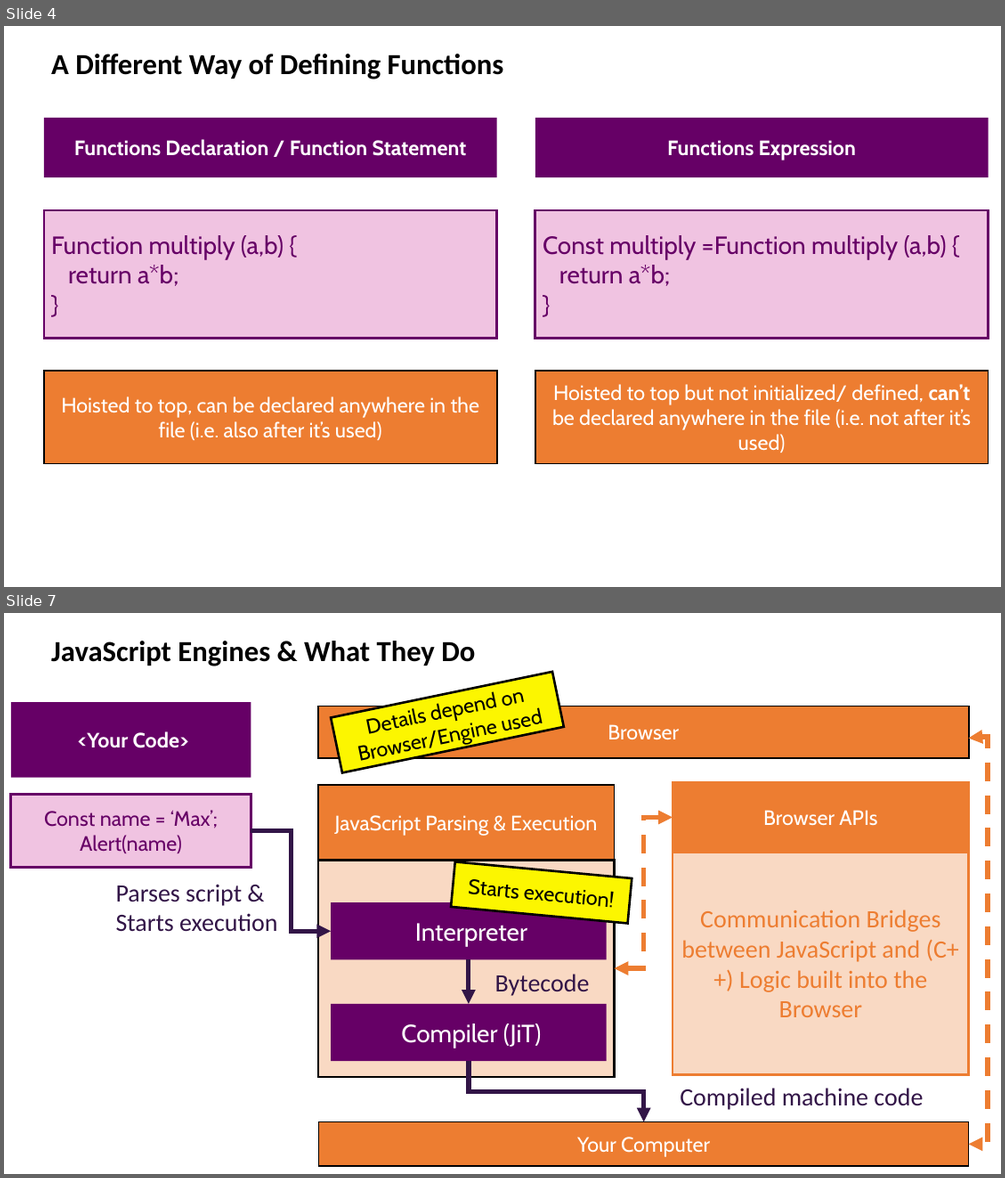
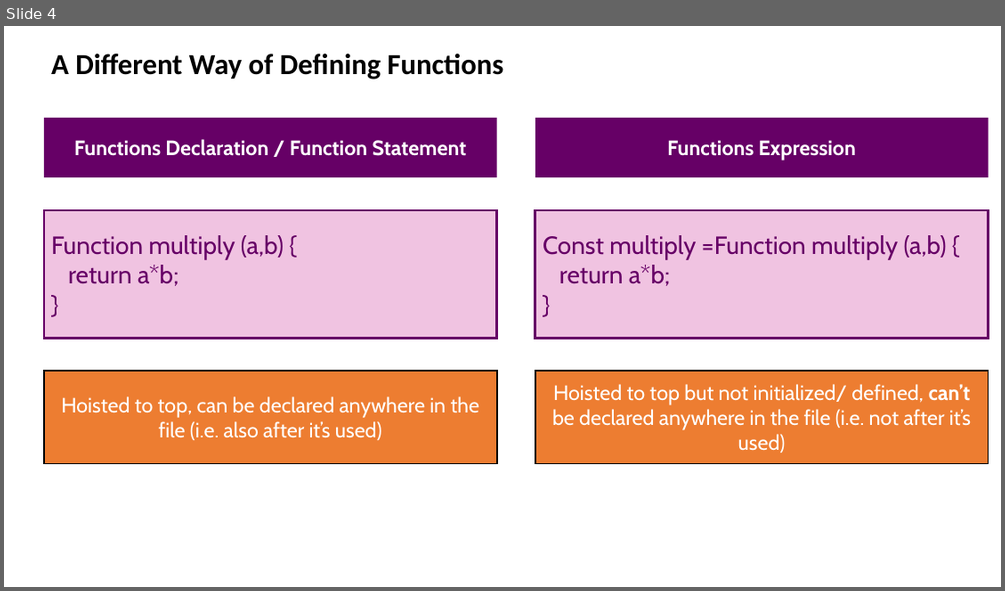
Before and after one commit to drronidz/JavaScript-The-Complete-Guide-2020, a slide deck: 6. More on Functions/docs/Introduction.pptx. Shown one above the other, each under a label of ours: slides 4 and 7 before the commit, slide 4 after it; the slides between them are not shown. The pictures are 1005x1178 and 1005x591 pixels, drawn with LibreOffice and Linux fonts; fonts in the diff are those of the drawing. Boxes give left, top, right and bottom in pixels: in the first picture for what was removed or moved away, otherwise in the second. Text is boxed around its words. In the diff, an @@ line names an element or a change of style, - is before the commit and + after.

```diff
--- a/6. More on Functions/docs/Introduction.pptx
+++ b/6. More on Functions/docs/Introduction.pptx
@@ slide 7 removed at (x1=4, y1=613, x2=1001, y2=1174), background #FFFFFF @@
@@ text removed at (x1=51, y1=641, x2=475, y2=666) @@
-JavaScript Engines & What They Do
@@ rectangle removed at (x1=332, y1=672, x2=565, y2=772) @@
-Details depend on Browser/Engine used
@@ rectangle removed at (x1=11, y1=702, x2=251, y2=778) @@
-<Your Code>
@@ rectangle removed at (x1=318, y1=706, x2=969, y2=757) @@
-Browser
@@ elbow double arrow removed from (969, 738) to (969, 1144) @@
@@ rectangle removed at (x1=11, y1=795, x2=251, y2=868) @@
-Const name = ‘Max’;
-Alert(name)
@@ rectangle removed at (x1=318, y1=784, x2=615, y2=860) @@
-JavaScript Parsing & Execution
@@ rectangle removed at (x1=672, y1=782, x2=969, y2=852) @@
-Browser APIs
@@ elbow double arrow removed from (615, 968) to (672, 817) @@
@@ elbow arrow removed from (251, 831) to (331, 931) @@
@@ rectangle removed at (x1=672, y1=852, x2=969, y2=1074) @@
-Communication Bridges between JavaScript and (C++) Logic built into the Browser
@@ text removed at (x1=116, y1=879, x2=518, y2=906) @@
-Parses script &
-Starts execution
@@ rectangle removed at (x1=318, y1=860, x2=615, y2=1077) @@
@@ group removed at (x1=331, y1=862, x2=631, y2=1061): 3 rectangles, 1 text, 1 arrow @@
-Interpreter
-Compiler (JiT)
-Bytecode
-Starts execution!
@@ elbow arrow removed from (469, 1061) to (644, 1121) @@
@@ text removed at (x1=680, y1=1087, x2=922, y2=1110) @@
-Compiled machine code
@@ rectangle removed at (x1=319, y1=1121, x2=969, y2=1166) @@
-Your Computer
```
Also in this commit, not shown: 1 slide added, 5 other slides removed, 1 other file.
